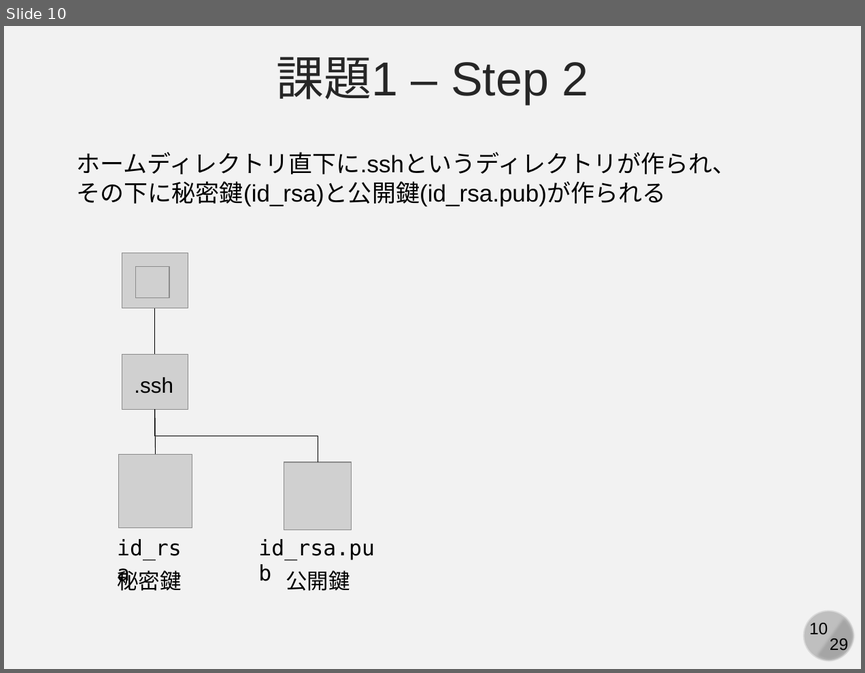
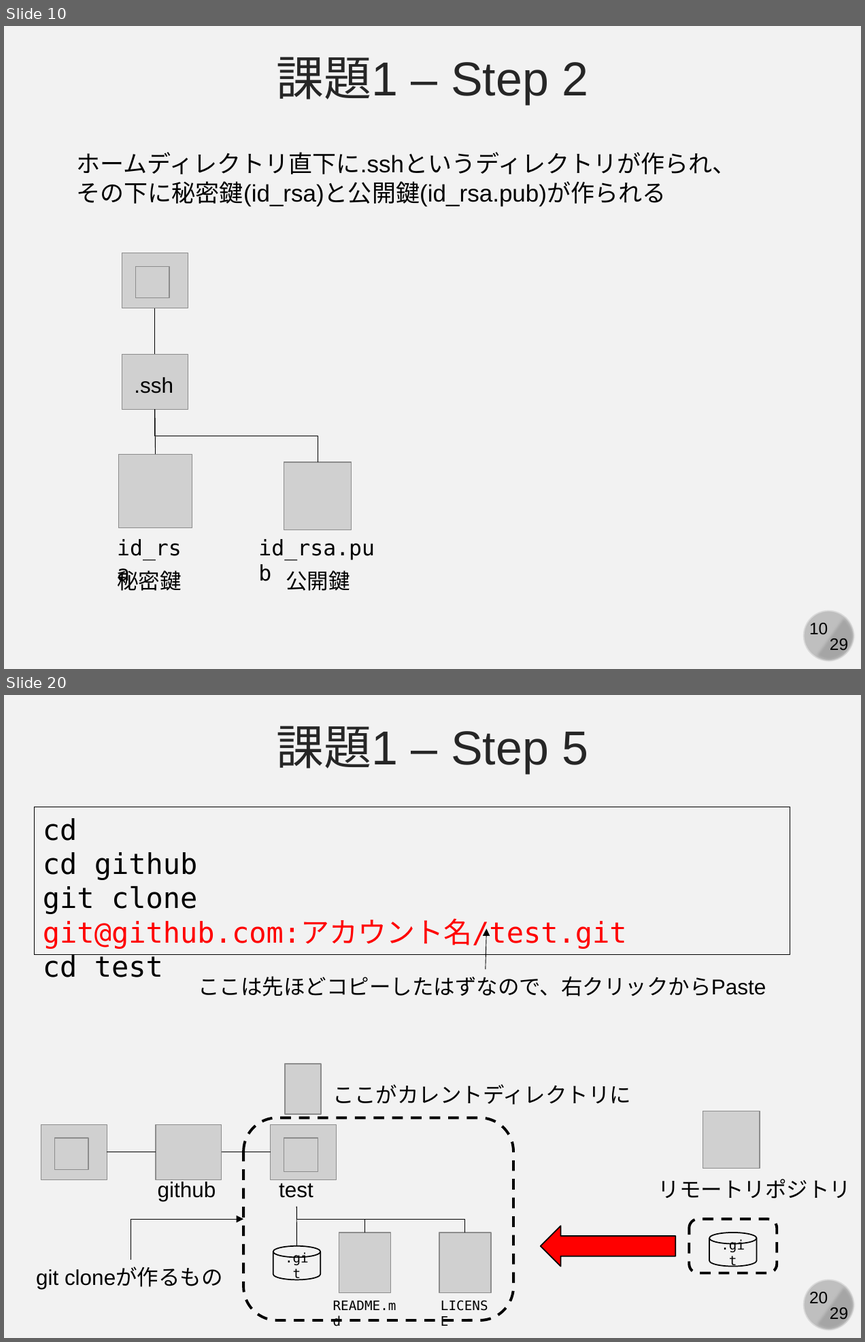
Before and after one commit to kaityo256/github, a slide deck: practice_github/fig/github_ex03.pptx. Shown one above the other, each under a label of ours: slide 10 before the commit, slides 10 and 20 after it; the slides between them are not shown. The pictures are 865x673 and 865x1342 pixels, drawn with LibreOffice and Linux fonts; fonts in the diff are those of the drawing; grey boxes stand for pictures. Boxes give left, top, right and bottom in pixels: in the first picture for what was removed or moved away, otherwise in the second. Text is boxed around its words. In the diff, an @@ line names an element or a change of style, - is before the commit and + after.

```diff
--- a/practice_github/fig/github_ex03.pptx
+++ b/practice_github/fig/github_ex03.pptx
@@ slide 20 added at (4, 695, 861, 1338), background #F2F2F2; not listed: 4 template elements that a slide beside it also shows @@
@@ text added at (277, 726, 588, 773), 40 pt, text #262626 @@
+課題1 – Step 5
@@ rectangle added at (34, 807, 789, 955), outline #000000 0.75 pt, 24 pt, text #FF0000 @@
+cd
+cd github
+git clone git@github.com:アカウント名/test.git
+cd test
@@ arrow added from (485, 969) to (486, 929), #000000 0.5 pt @@
@@ text added at (198, 976, 766, 996), 18 pt, text #000000 @@
+ここは先ほどコピーしたはずなので、右クリックからPaste
@@ picture added at (285, 1064, 321, 1114) @@
@@ text added at (333, 1084, 632, 1104), 18 pt, text #000000 @@
+ここがカレントディレクトリに
@@ rounded rectangle added at (244, 1117, 514, 1320), outline #000000 2.25 pt dashed @@
@@ picture added at (702, 1110, 759, 1168) @@
@@ picture added at (41, 1124, 107, 1179) @@
@@ picture added at (54, 1138, 88, 1170) @@
@@ picture added at (156, 1124, 222, 1179) @@
@@ picture added at (271, 1124, 337, 1179) @@
@@ picture added at (284, 1138, 317, 1172) @@
@@ line added from (107, 1152) to (156, 1152), #000000 0.5 pt @@
@@ line added from (222, 1152) to (271, 1152), #000000 0.5 pt @@
@@ text added at (158, 1181, 216, 1201), 18 pt, text #000000 @@
+github
@@ text added at (279, 1183, 313, 1198), 18 pt, text #000000 @@
+test
@@ text added at (658, 1178, 851, 1198), 18 pt, text #000000 @@
+リモートリポジトリ
@@ elbow arrow added from (130, 1259) to (244, 1219), #000000 0.5 pt @@
@@ elbow line added from (296, 1206) to (465, 1232), #000000 0.5 pt @@
@@ line added from (297, 1246) to (296, 1206), #000000 0.5 pt @@
@@ elbow line added from (296, 1206) to (364, 1232), #000000 0.5 pt @@
@@ rounded rectangle added at (689, 1219, 776, 1272), outline #000000 2.25 pt dashed @@
@@ picture added at (339, 1232, 390, 1292) @@
@@ picture added at (439, 1232, 491, 1292) @@
@@ right arrow added at (541, 1225, 675, 1266), fill #FF0000, outline #000000 1 pt @@
@@ cylinder added at (709, 1232, 756, 1266), fill #F2F2F2, outline #000000 1 pt, 11 pt, text #000000 @@
+.git
@@ cylinder added at (273, 1246, 320, 1279), fill #F2F2F2, outline #000000 1 pt, 11 pt, text #000000 @@
+.git
@@ text added at (36, 1268, 223, 1289), 18 pt, text #000000 @@
+git cloneが作るもの
@@ text added at (333, 1300, 396, 1310), 11 pt, text #000000 @@
+README.md
@@ text added at (432, 1293, 500, 1318), 11 pt, text #000000 @@
+LICENSE
```
Also in this commit, not shown: 7 slides changed, 4 other slides added, 1 other file.
